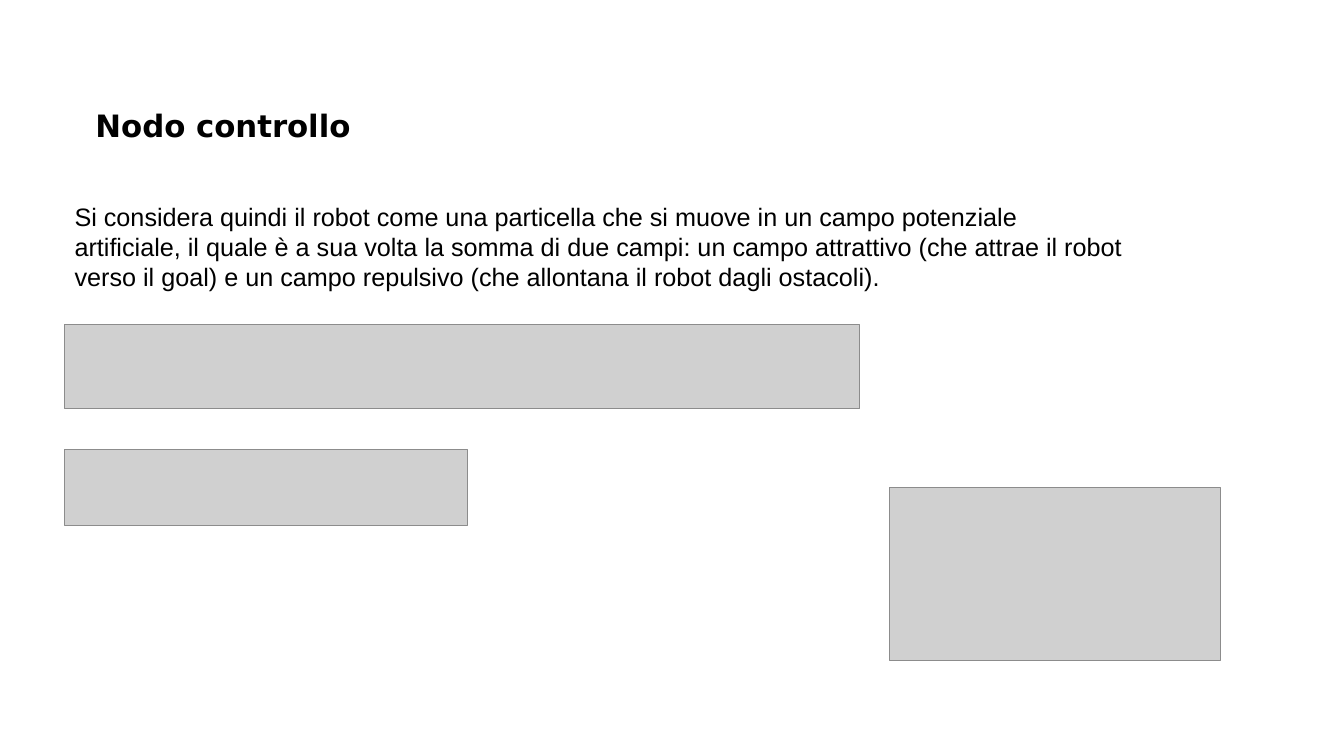
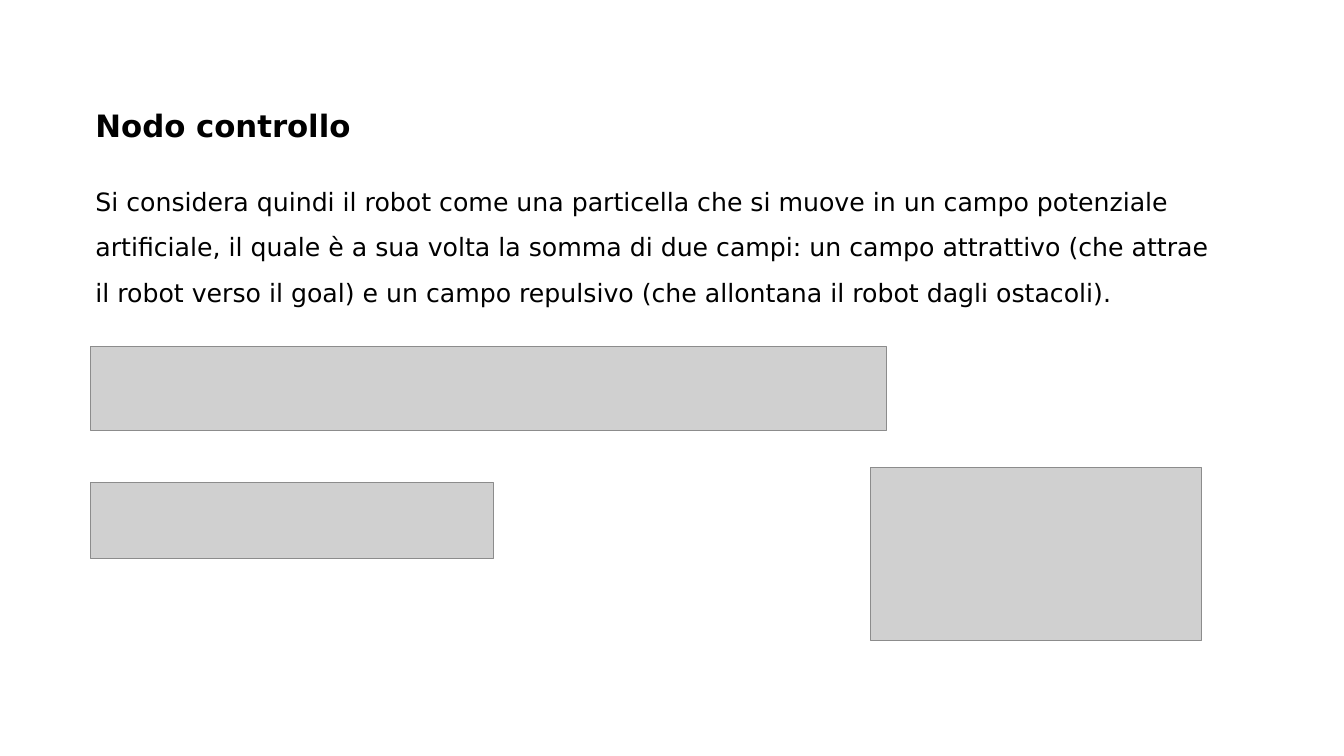
Before and after one commit to MarcoMinarelli/Rover_LabAuto, a slide deck: slide 8 of Presentazione LabAuto.pptx. Drawn at 1344x756 pixels with LibreOffice and Linux fonts; fonts in the diff are those of the drawing; grey boxes stand for pictures; background and template pictures are left out. Boxes give left, top, right and bottom in pixels: in the first picture for what was removed or moved away, otherwise in the second. Text is boxed around its words. In the diff, an @@ line names an element or a change of style, - is before the commit and + after.

```diff
--- a/Presentazione LabAuto.pptx
+++ b/Presentazione LabAuto.pptx
@@ text "Si considera quindi il robot ...": place and size @@
-text "Si considera quindi il robot ..." at bbox=[75, 207, 1121, 292]
+text "Si considera quindi il robot ..." at bbox=[95, 192, 1208, 308]
@@ text "Si considera quindi il robot ..." at bbox=[95, 192, 1208, 308]: font Arial to DejaVu Sans; line spacing 1 to 1.5 @@
@@ picture: place and size @@
-picture at bbox=[65, 325, 860, 408]
+picture at bbox=[91, 347, 886, 431]
@@ picture: place and size @@
-picture at bbox=[890, 487, 1221, 660]
+picture at bbox=[871, 468, 1202, 641]
@@ picture: place and size @@
-picture at bbox=[65, 450, 468, 525]
+picture at bbox=[91, 483, 494, 559]
```
Also in this commit, not shown: 6 other slides changed.
